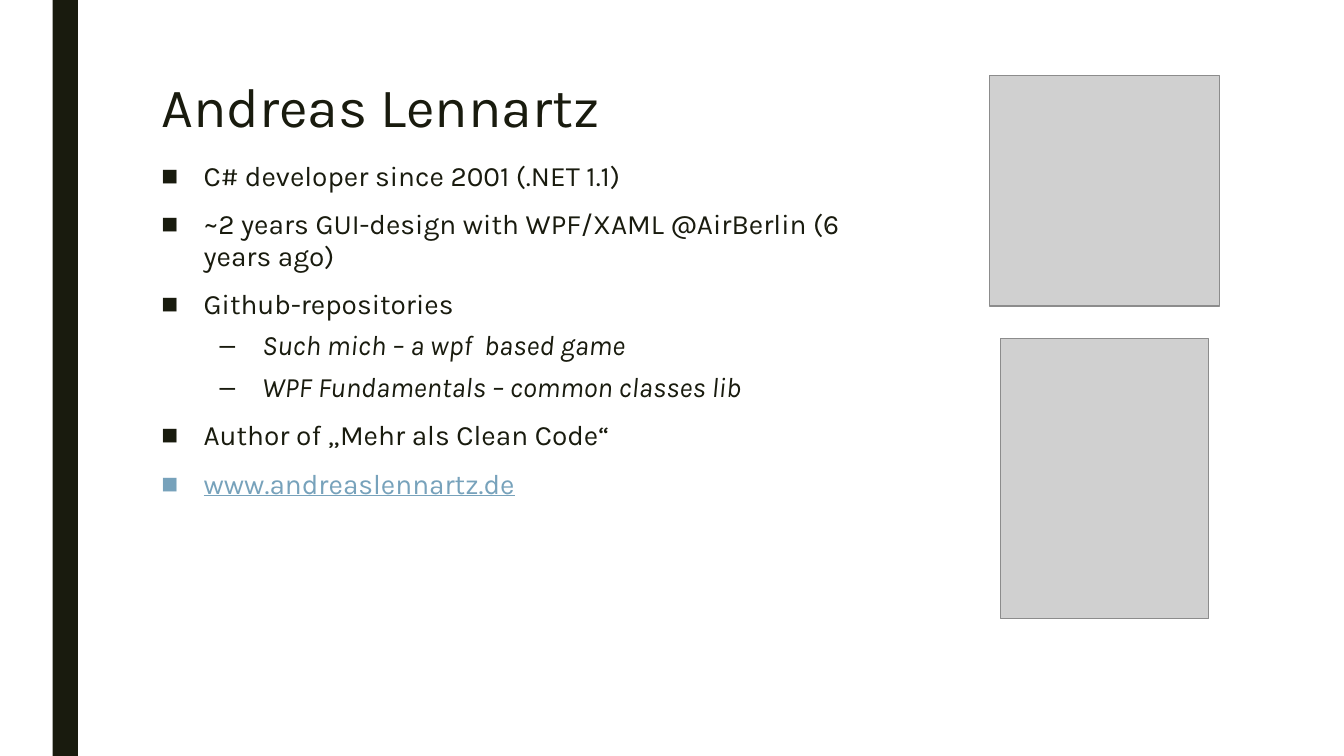
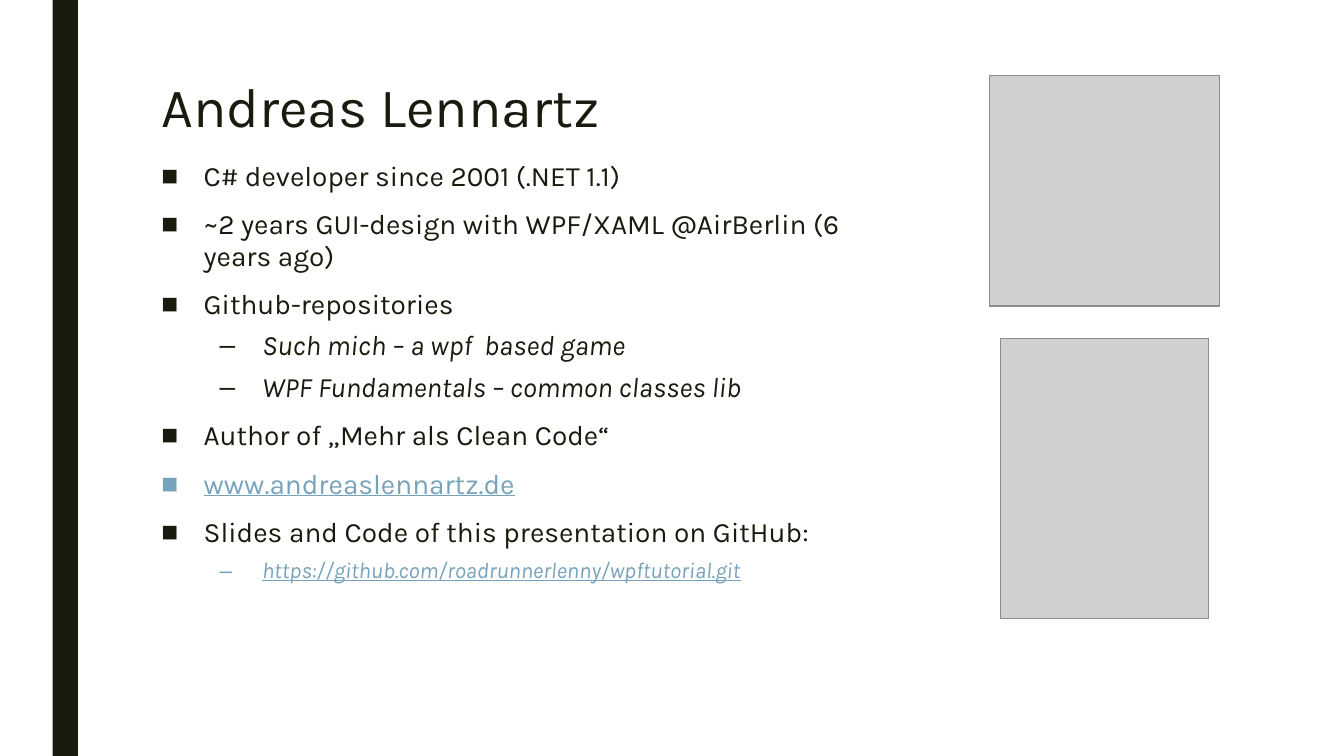
Before and after one commit to roadrunnerlenny/wpftutorial, a slide deck: slide 3 of WPF Tutorial.pptx. Drawn at 1344x756 pixels with LibreOffice and Linux fonts; fonts in the diff are those of the drawing; grey boxes stand for pictures. Boxes give left, top, right and bottom in pixels: in the first picture for what was removed or moved away, otherwise in the second. Text is boxed around its words. In the diff, an @@ line names an element or a change of style, - is before the commit and + after.

Commit message:
Added link to github in presentation

```diff
--- a/WPF Tutorial.pptx
+++ b/WPF Tutorial.pptx
@@ text at (x1=204, y1=522, x2=809, y2=584): paragraphs added @@
+■ Slides and Code of this presentation on GitHub:
+  – https://github.com/roadrunnerlenny/wpftutorial.git
```
